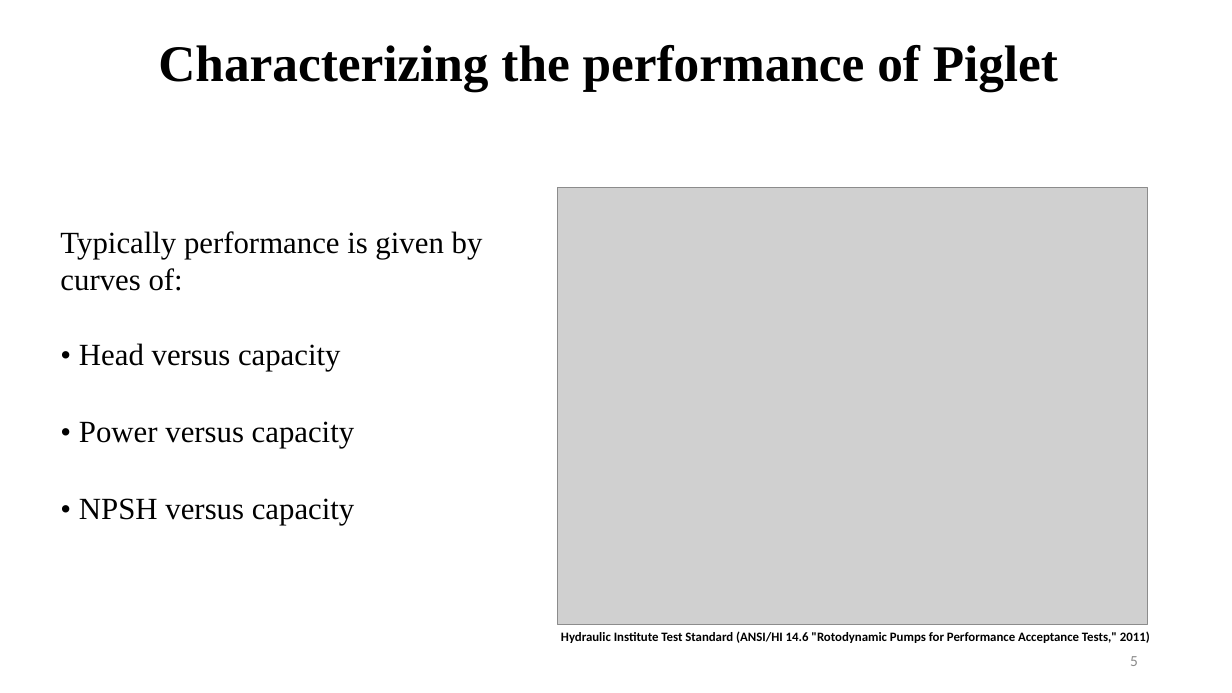
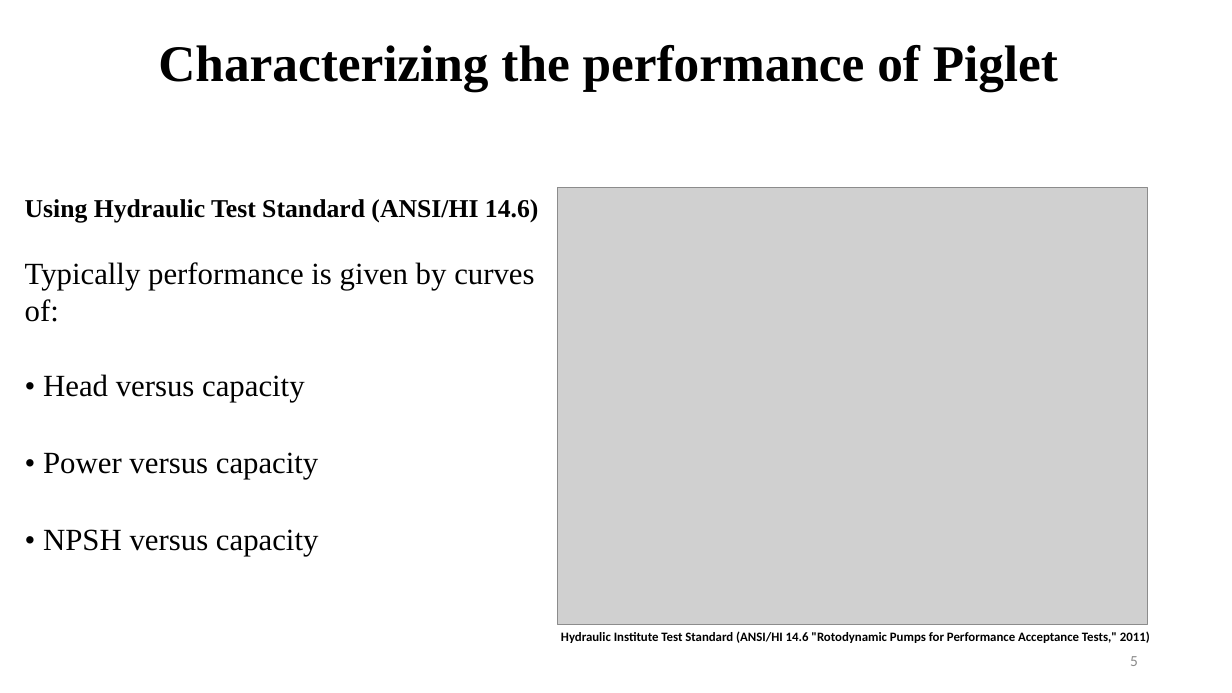
Before and after one commit to psas/electric-feed-system-prototype, a slide deck: slide 5 of Docs/Presentations/Slides/froyo_edits.pptx. Drawn at 1232x693 pixels with LibreOffice and Linux fonts; fonts in the diff are those of the drawing; grey boxes stand for pictures. Boxes give left, top, right and bottom in pixels: in the first picture for what was removed or moved away, otherwise in the second. Text is boxed around its words. In the diff, an @@ line names an element or a change of style, - is before the commit and + after.

Commit message:
slide edits

```diff
--- a/Docs/Presentations/Slides/froyo_edits.pptx
+++ b/Docs/Presentations/Slides/froyo_edits.pptx
@@ text "Using Hydraulic Test Standard (ANSI/HI ..." moved from (x1=60, y1=231, x2=483, y2=525) to (x1=25, y1=199, x2=539, y2=556) @@
@@ text at (x1=25, y1=199, x2=539, y2=223): paragraph added @@
+Using Hydraulic Test Standard (ANSI/HI 14.6)
```
Also in this commit, not shown: 1 other slide changed, 1 slide added, 1 slide removed.
